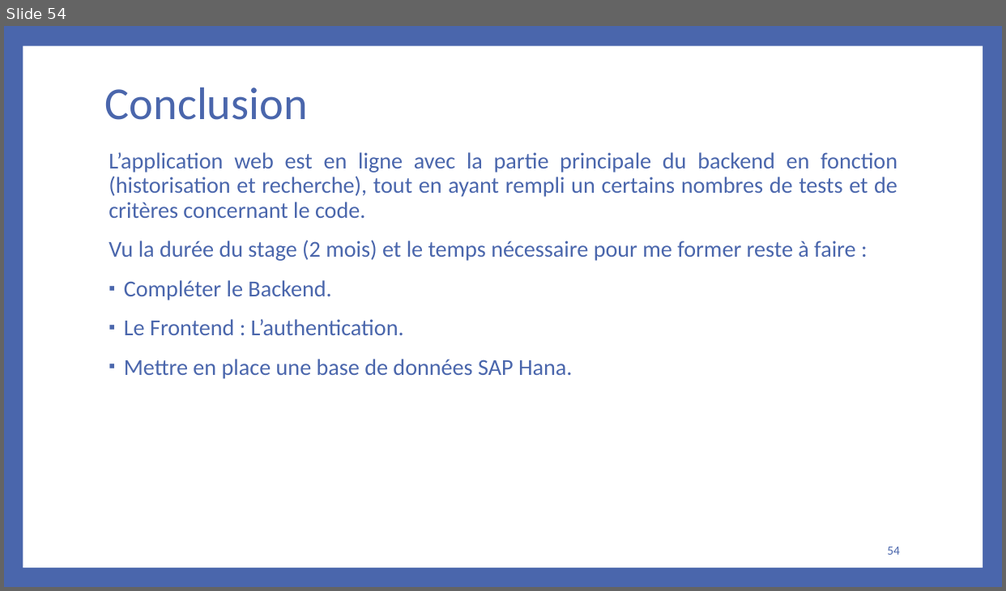
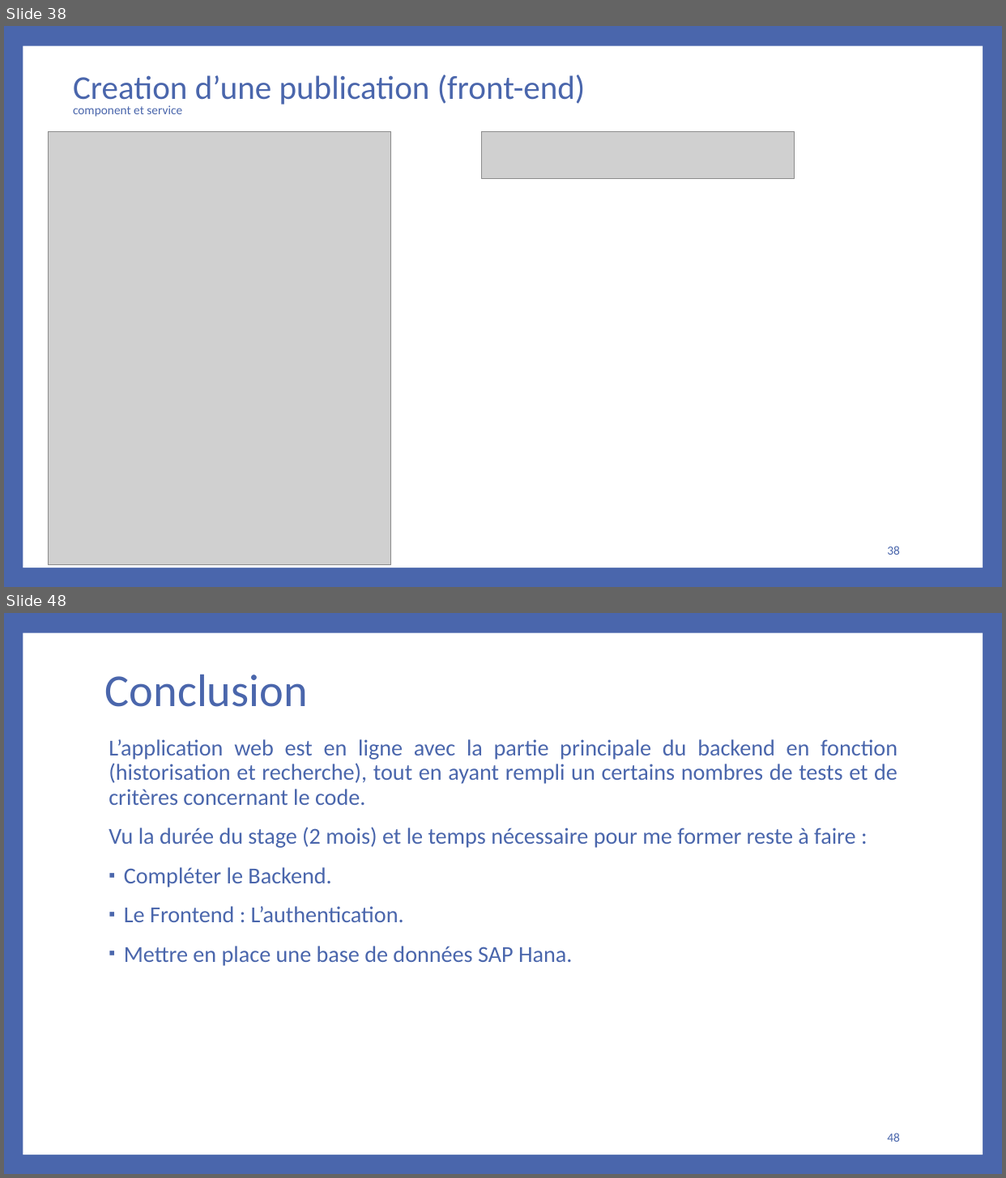
Before and after one commit to bakedpotato191/projet, a slide deck: rapport.PPTX. Shown one above the other, each under a label of ours: slide 54 before the commit, slides 38 and 48 after it; the slides between them are not shown. The pictures are 1006x591 and 1006x1178 pixels, drawn with LibreOffice and Linux fonts; fonts in the diff are those of the drawing; grey boxes stand for pictures. Boxes give left, top, right and bottom in pixels: in the first picture for what was removed or moved away, otherwise in the second. Text is boxed around its words. In the diff, an @@ line names an element or a change of style, - is before the commit and + after.

```diff
--- a/rapport.PPTX
+++ b/rapport.PPTX
@@ slide 38 added at [4,26,1002,587], background #4A66AC; not listed: 1 template element that a slide beside it also shows @@
@@ title added at [73,75,586,107], 32 pt, text #4A66AC @@
+Creation d’une publication (front-end)
@@ text added at [73,105,182,117], 12 pt, text #4A66AC @@
+component et service
@@ picture added at [49,131,391,565] @@
@@ picture added at [482,131,794,179] @@
@@ page number added at [887,546,900,555], 12 pt, text #4A66AC @@
+38
@@ what was slide 54 is now slide 48 @@
@@ page number at [887,1133,900,1142]: text changed @@
-54
+48
```
Also in this commit, not shown: 3 slides changed, 20 other slides added, 27 slides removed, 21 other files.
